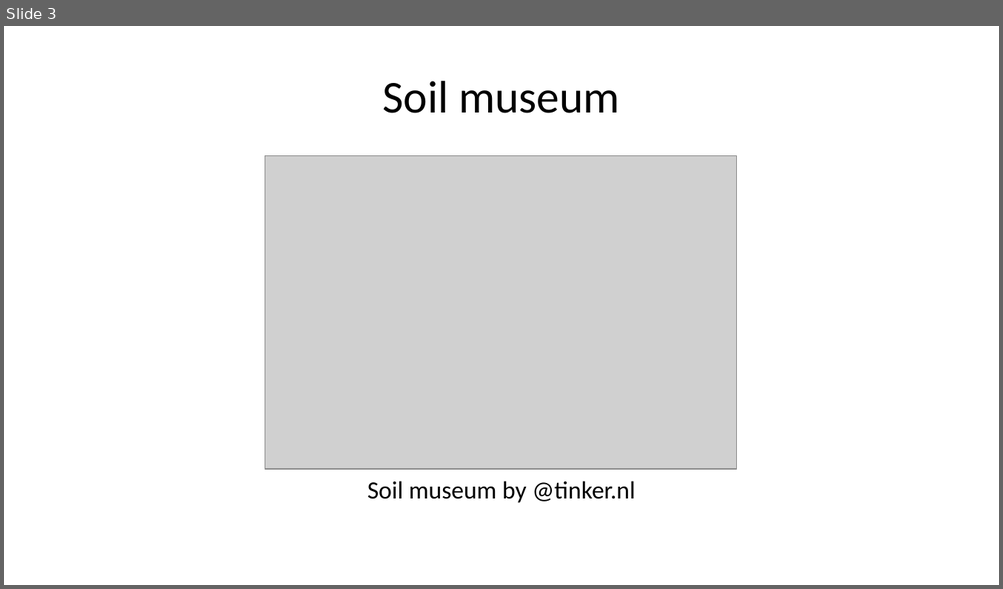
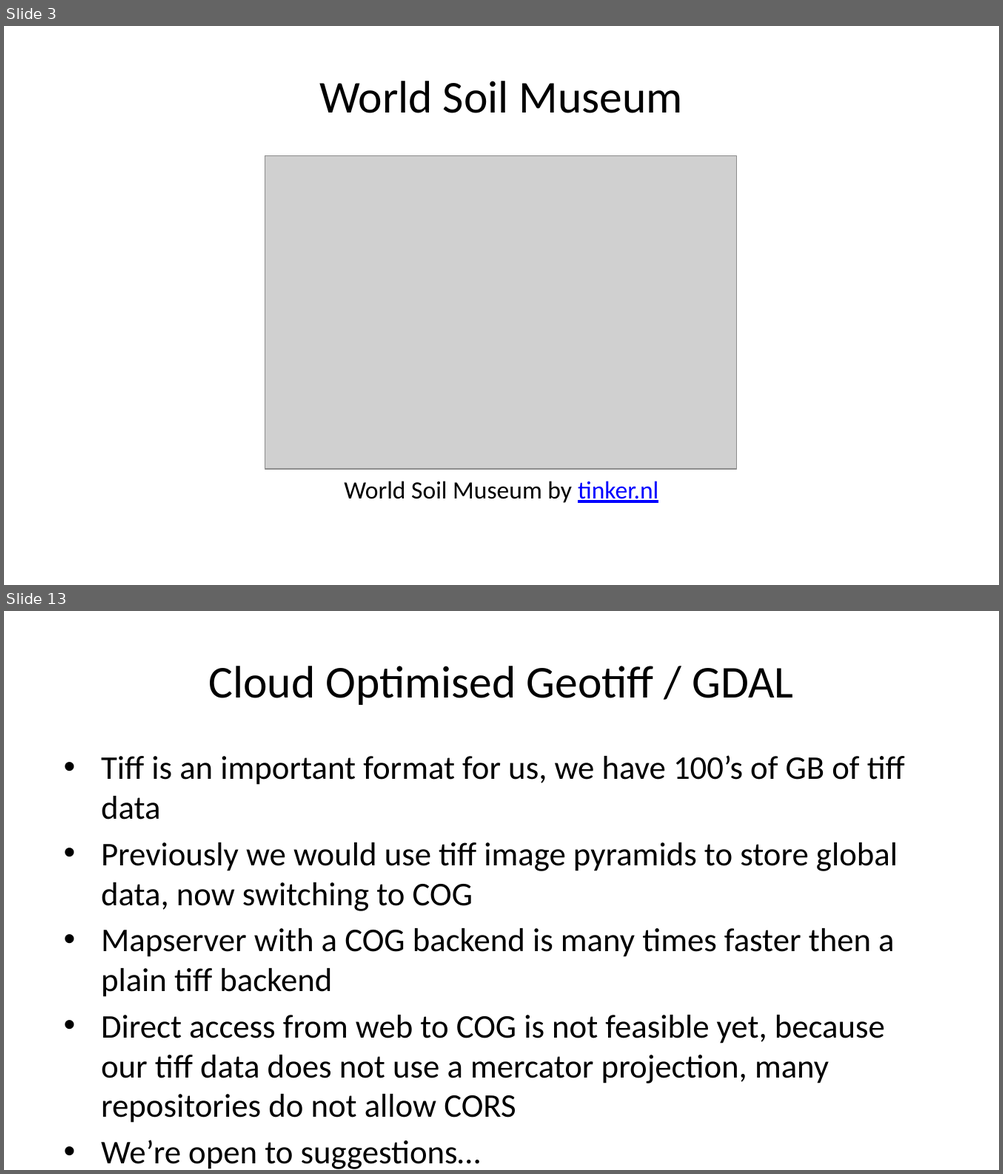
Before and after one commit to pvgenuchten/slides, a slide deck: slides/20250703-foss4gnl-opensource-at-isric.pptx. Shown one above the other, each under a label of ours: slide 3 before the commit, slides 3 and 13 after it; the slides between them are not shown. The pictures are 1003x589 and 1003x1174 pixels, drawn with LibreOffice and Linux fonts; fonts in the diff are those of the drawing; grey boxes stand for pictures. Boxes give left, top, right and bottom in pixels: in the first picture for what was removed or moved away, otherwise in the second. Text is boxed around its words. In the diff, an @@ line names an element or a change of style, - is before the commit and + after.

```diff
--- a/slides/20250703-foss4gnl-opensource-at-isric.pptx
+++ b/slides/20250703-foss4gnl-opensource-at-isric.pptx
@@ slide 13 added at bbox=[4, 611, 999, 1170], background #FFFFFF @@
@@ title added at bbox=[208, 666, 794, 705], 33 pt, text #000000 @@
+Cloud Optimised Geotiff / GDAL
@@ text added at bbox=[101, 755, 905, 1123], 24 pt, text #000000 @@
+• Tiff is an important format for us, we have 100’s of GB of tiff data
+• Previously we would use tiff image pyramids to store global data, now switching to COG
+• Mapserver with a COG backend is many times faster then a plain tiff backend
+• Direct access from web to COG is not feasible yet, because our tiff data does not use a mercator projection, many repositories do not allow CORS
+• We’re open to suggestions…
@@ slide 3 changed as well @@
@@ title at bbox=[320, 81, 683, 113]: text changed @@
-Soil museum
+World Soil Museum
@@ text at bbox=[344, 481, 658, 503]: text changed @@
-Soil museum by @tinker.nl
+World Soil Museum by tinker.nl
```
Also in this commit, not shown: 4 other slides changed, 12 other slides added, 36 slides removed, 8 other files.
